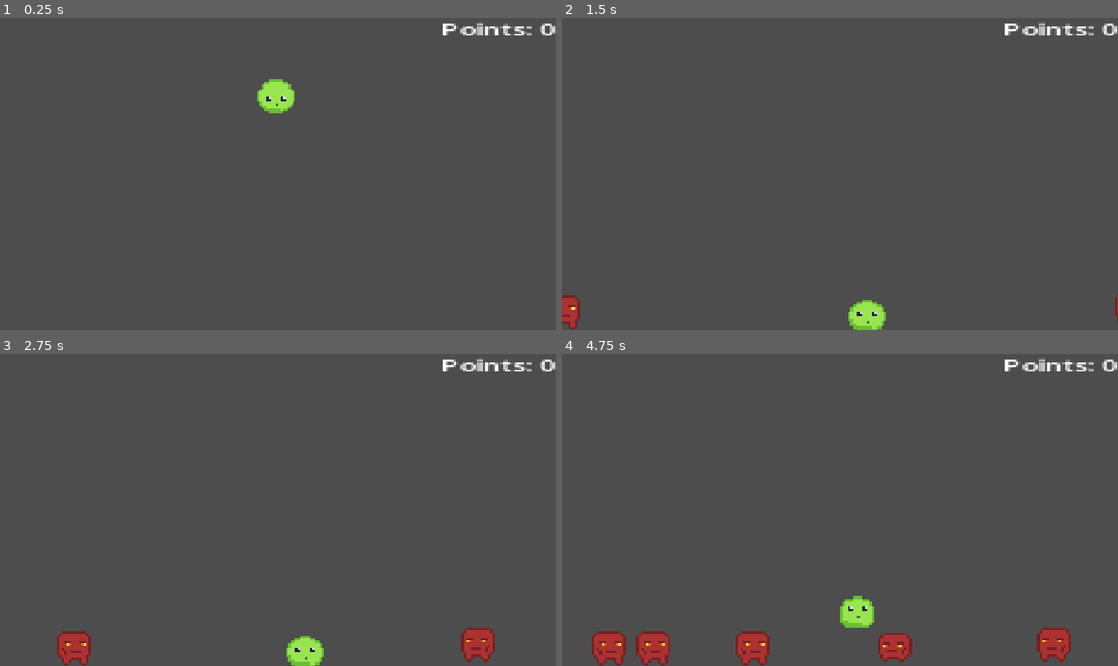
Above: before the commit, frames 1-4 (two rows, left to right).
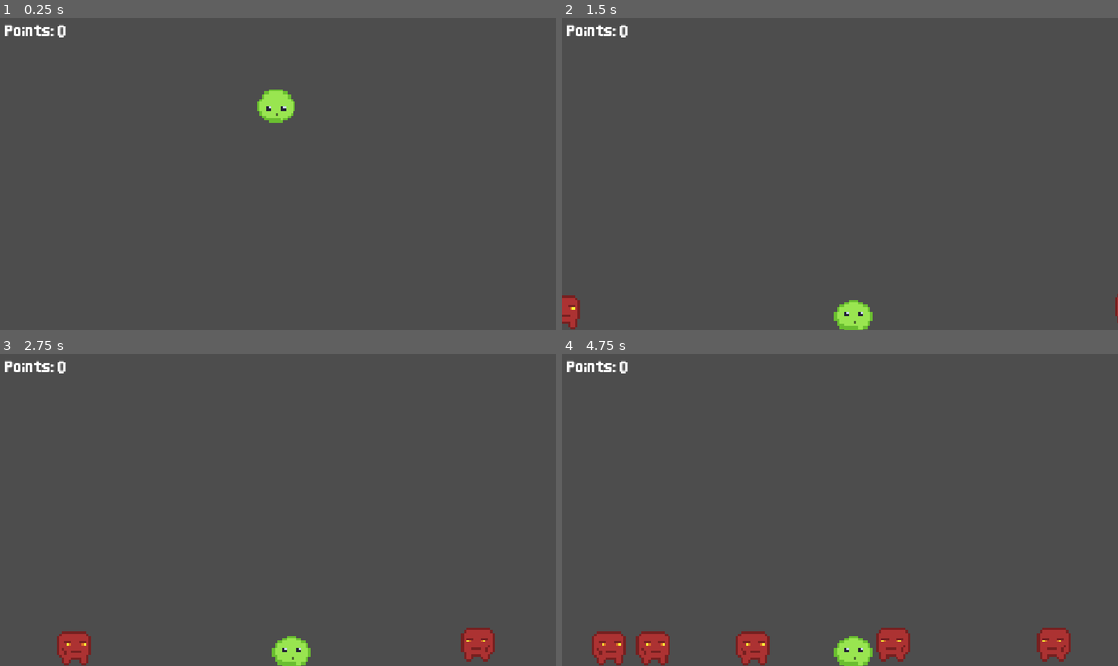
Above: after the commit, the same moments.

Repository: gnampfkuchen-oss/King-of-Blob
Game: Godot game, scene res://Scenes/main.tscn
Two runs of this game, one before a commit and one after it. Both use one fixed random seed, a clock stepped at 60 frames per second and the inputs below.
Inputs:
- Up to frame 1 (0.25 s): no input
- Up to frame 2 (1.5 s): hold Right (right) from 0.53 s (still down); tap Enter at 1.25 s
- Up to frame 3 (2.75 s): release Right (right) at 2.03 s; hold Left (left) from 2.03 s (still down)
- Up to frame 4 (4.75 s): release Left (left) at 2.78 s; hold Right (right) 2.78-4.28 s; hold Left (left) from 4.28 s (still down)

The runs differ from the first frame. In frame 1, 1.2% of the frame differs, in the area x 0-100%, y 1-34%; in frame 2, 1.2%; in frame 3, 1.2%; in frame 4, 2.1%, in the area x 0-100%, y 1-100%.

Commit message:
new

Diff:
--- a/new-game-project/Scenes/deadmenu.tscn
+++ /dev/null
@@ -1,9 +0,0 @@
-[gd_scene format=3 uid="uid://dns6wkkx6rawq"]
-
-[node name="Deadmenu" type="Control" unique_id=1321358399]
-layout_mode = 3
-anchors_preset = 15
-anchor_right = 1.0
-anchor_bottom = 1.0
-grow_horizontal = 2
-grow_vertical = 2
--- a/new-game-project/Scenes/main.tscn
+++ b/new-game-project/Scenes/main.tscn
@@ -3,6 +3,7 @@
 [ext_resource type="Script" uid="uid://cidkyo67efp8c" path="res://Scripts/main.gd" id="1_8gbba"]
 [ext_resource type="Script" uid="uid://bwvoxbo47p66a" path="res://Scripts/spawner_l.gd" id="1_bo1nx"]
 [ext_resource type="PackedScene" uid="uid://ccfhqh8b837fa" path="res://Scenes/player.tscn" id="1_jjgbg"]
+[ext_resource type="PackedScene" uid="uid://dbtxw1jpbbb5i" path="res://Scenes/ui.tscn" id="2_21xkr"]
 [ext_resource type="PackedScene" uid="uid://c07eiywdvsvnd" path="res://Scenes/enemy1_L.tscn" id="3_jjvhh"]
 [ext_resource type="PackedScene" uid="uid://f060nnwkta4y" path="res://Scenes/enemy1_R.tscn" id="5_kry3j"]
 
@@ -38,13 +39,11 @@
 [node name="Timer" type="Timer" parent="Spawner R" unique_id=1694083515]
 autostart = true
 
-[node name="Points" type="Label" parent="." unique_id=145173751]
-offset_left = 894.0
+[node name="UI" parent="." unique_id=1071254360 instance=ExtResource("2_21xkr")]
+offset_left = -19.0
 offset_top = 19.0
-offset_right = 961.0
-offset_bottom = 42.0
-scale = Vector2(3.5999975, 2.0650218)
-text = "Points: 0"
+offset_right = -19.0
+offset_bottom = 19.0
 
 [connection signal="timeout" from="Spawner L/Timer" to="Spawner L" method="_on_timer_timeout"]
 [connection signal="timeout" from="Spawner R/Timer" to="Spawner R" method="_on_timer_timeout"]
--- /dev/null
+++ b/new-game-project/Scenes/ui.tscn
@@ -0,0 +1,31 @@
+[gd_scene format=3 uid="uid://dbtxw1jpbbb5i"]
+
+[ext_resource type="FontFile" uid="uid://b65vgsjbe3pqt" path="res://Assets/Thin Sans.ttf" id="1_jxero"]
+
+[node name="UI" type="Control" unique_id=1071254360]
+layout_mode = 3
+anchors_preset = 15
+anchor_right = 1.0
+anchor_bottom = 1.0
+grow_horizontal = 2
+grow_vertical = 2
+
+[node name="Points" type="Node2D" parent="." unique_id=213216904]
+metadata/_edit_group_ = true
+
+[node name="Pointlabel" type="Label" parent="Points" unique_id=984591047]
+offset_left = 11.0
+offset_right = 141.0
+offset_bottom = 50.0
+theme_override_fonts/font = ExtResource("1_jxero")
+theme_override_font_sizes/font_size = 20
+text = "Points: "
+
+[node name="Points" type="Label" parent="Points" unique_id=748788024]
+offset_left = 120.0
+offset_top = 1.0
+offset_right = 240.0
+offset_bottom = 51.0
+theme_override_fonts/font = ExtResource("1_jxero")
+theme_override_font_sizes/font_size = 20
+text = "0"
--- a/new-game-project/Scripts/player.gd
+++ b/new-game-project/Scripts/player.gd
@@ -1,8 +1,8 @@
 extends CharacterBody2D
 
-var gravity = 13
+var gravity = 18
 var speed = 4
-var bounceforce = 450
+var bounceforce = 600
 
 signal dead
 
Binary file added: new-game-project/Assets/Thin Sans.ttf
Not shown, added: new-game-project/Assets/Thin Sans.ttf.import
